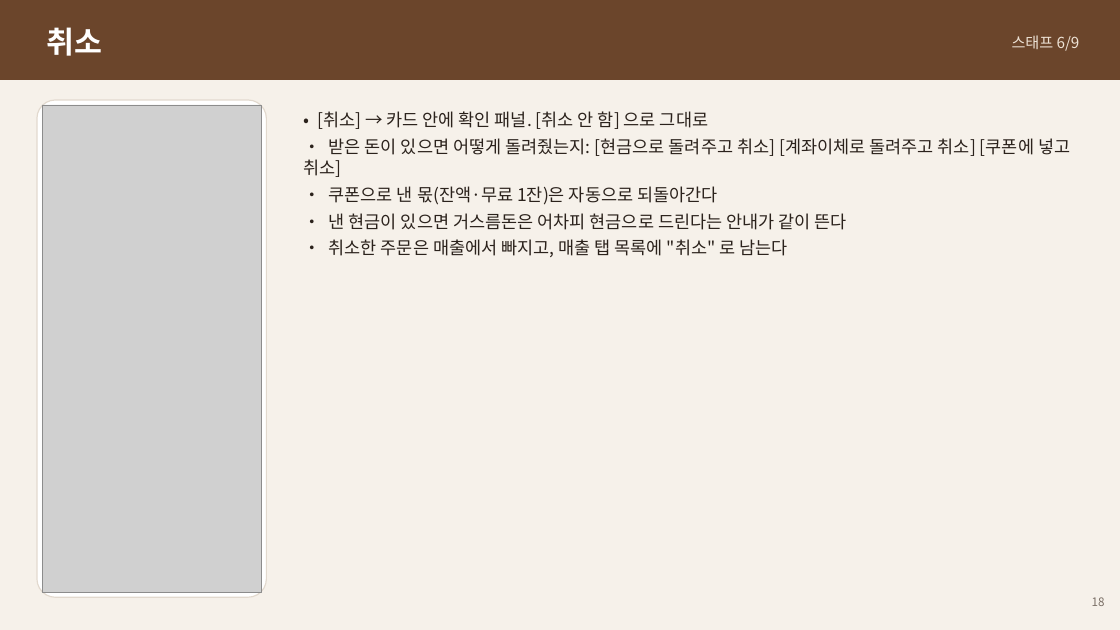
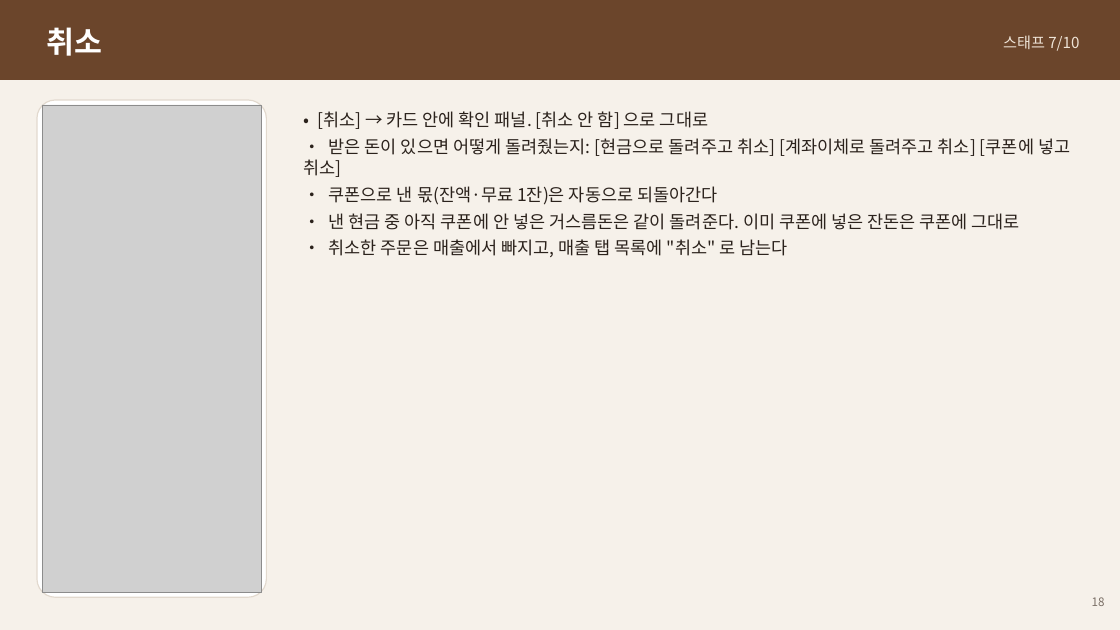
Before and after one commit to Danjjinbibbang/shine_kiosk, a slide deck: slide 18 of docs/manual/열린카페-사용자매뉴얼.pptx. Drawn at 1120x630 pixels with LibreOffice and Linux fonts; fonts in the diff are those of the drawing; grey boxes stand for pictures. Boxes give left, top, right and bottom in pixels: in the first picture for what was removed or moved away, otherwise in the second. Text is boxed around its words. In the diff, an @@ line names an element or a change of style, - is before the commit and + after.

```diff
--- a/docs/manual/열린카페-사용자매뉴얼.pptx
+++ b/docs/manual/열린카페-사용자매뉴얼.pptx
@@ text at [1003, 35, 1079, 51]: text changed @@
-스태프 6/9
+스태프 7/10
@@ text at [329, 213, 1020, 230]: text changed @@
-• 낸 현금이 있으면 거스름돈은 어차피 현금으로 드린다는 안내가 같이 뜬다
+• 낸 현금 중 아직 쿠폰에 안 넣은 거스름돈은 같이 돌려준다. 이미 쿠폰에 넣은 잔돈은 쿠폰에 그대로
```
Also in this commit, not shown: 17 other slides changed, 1 slide added, 1 slide removed, 43 other files.
